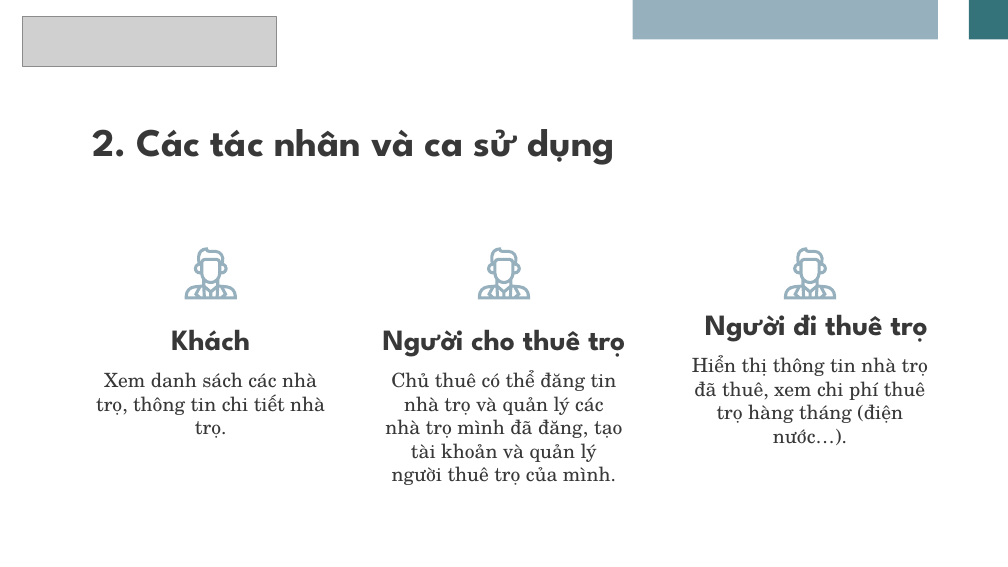
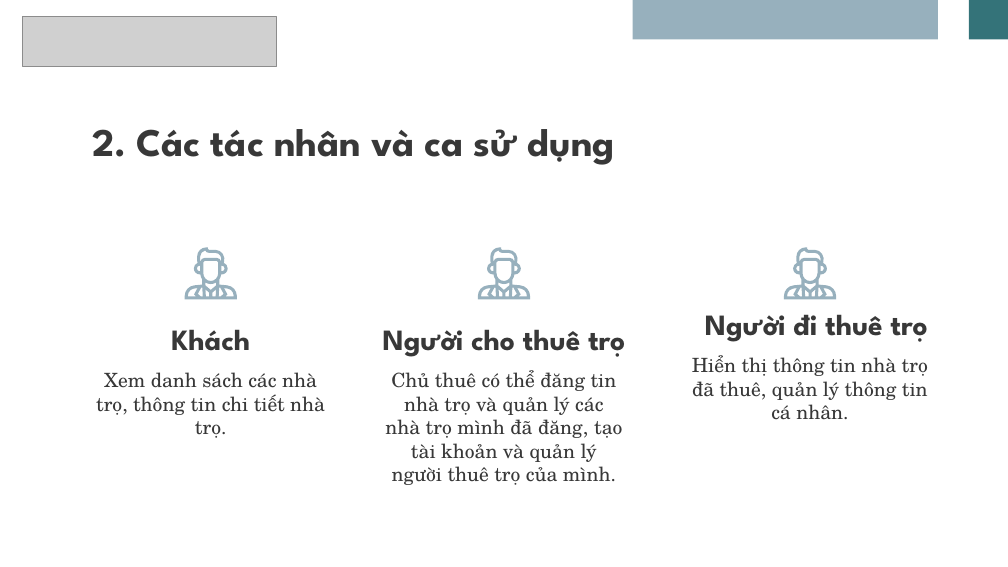
Before and after one commit to TheNhatAT/project_web, a slide deck: slide 5 of slide_baocao/Group6_RentAndRest.pptx. Drawn at 1008x567 pixels with LibreOffice and Linux fonts; fonts in the diff are those of the drawing; grey boxes stand for pictures. Boxes give left, top, right and bottom in pixels: in the first picture for what was removed or moved away, otherwise in the second. Text is boxed around its words. In the diff, an @@ line names an element or a change of style, - is before the commit and + after.

Commit message:
update slide báo cáo

```diff
--- a/slide_baocao/Group6_RentAndRest.pptx
+++ b/slide_baocao/Group6_RentAndRest.pptx
@@ subtitle at (692, 355, 928, 420): text changed @@
-Hiển thị thông tin nhà trọ đã thuê, xem chi phí thuê trọ hàng tháng (điện nước…).
+Hiển thị thông tin nhà trọ đã thuê, quản lý thông tin cá nhân.
```
Also in this commit, not shown: 1 other slide changed.
